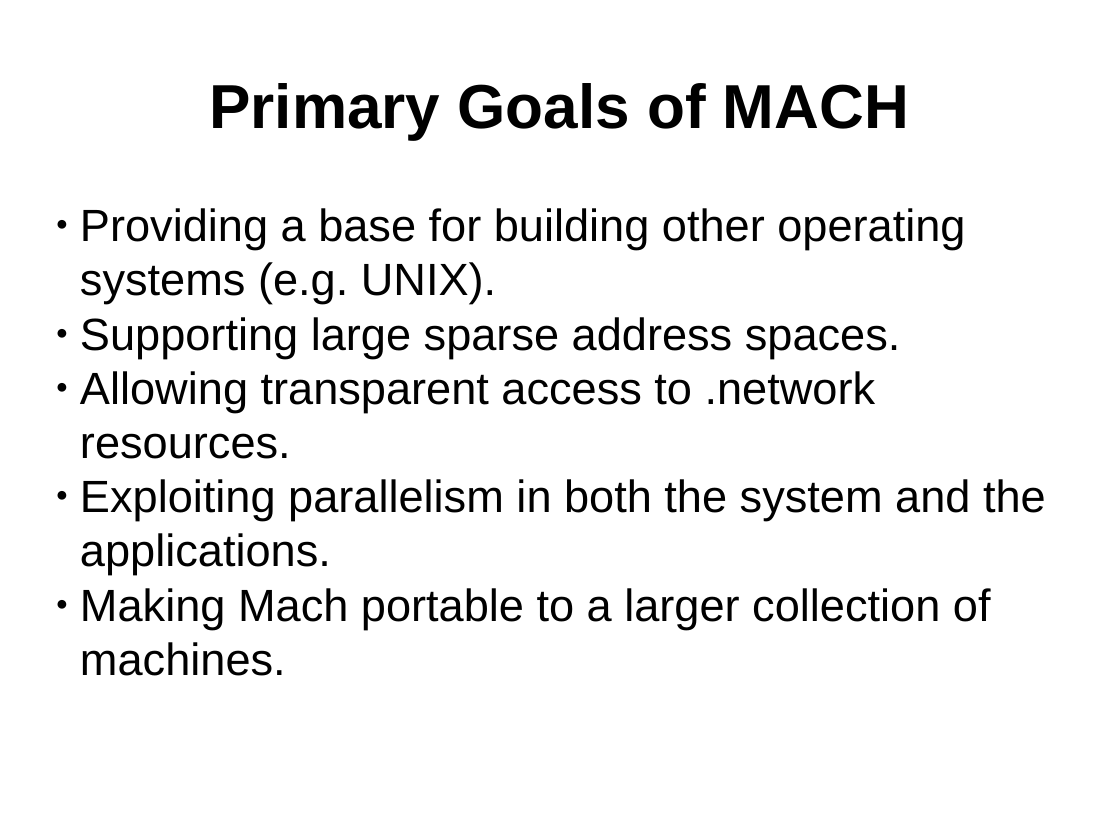
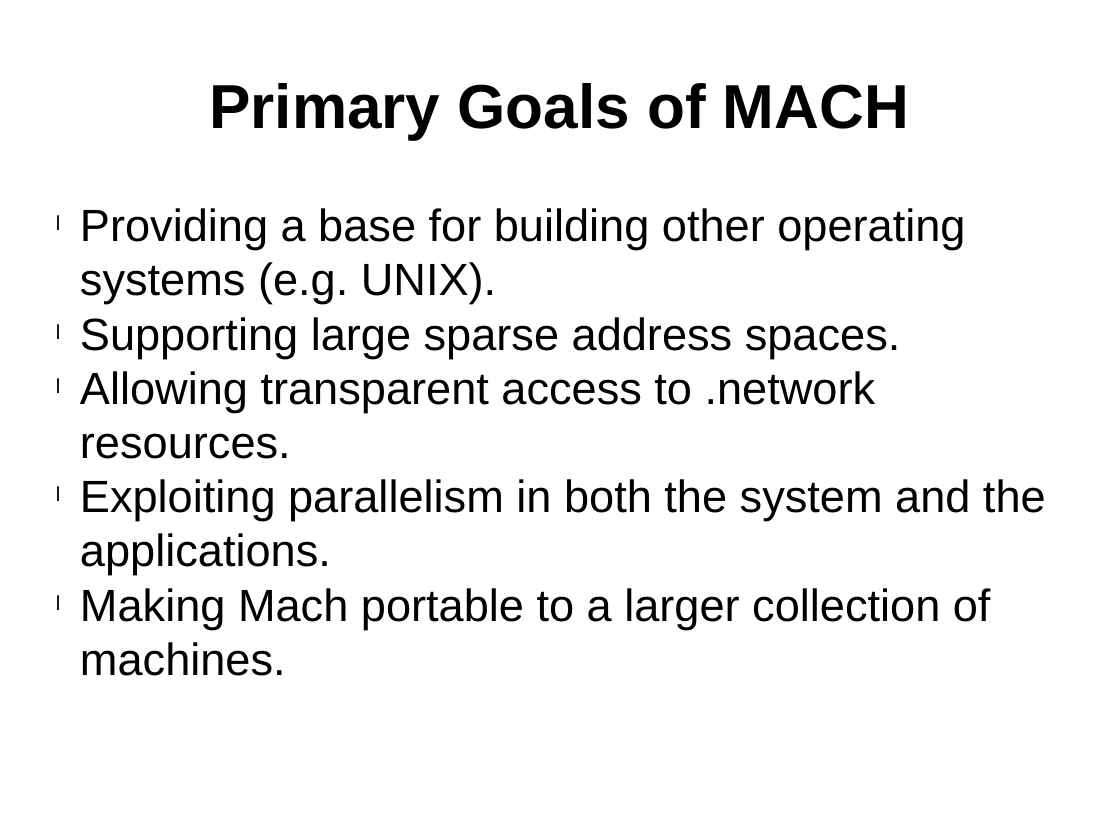
Before and after one commit to sunil11101/MACH-PPT, a slide deck: slide 5 of MACH_and_UNIX_emulation_in_MACH.pptx. Drawn at 1120x840 pixels with LibreOffice and Linux fonts; fonts in the diff are those of the drawing. Boxes give left, top, right and bottom in pixels: in the first picture for what was removed or moved away, otherwise in the second. Text is boxed around its words. In the diff, an @@ line names an element or a change of style, - is before the commit and + after.

```diff
--- a/MACH_and_UNIX_emulation_in_MACH.pptx
+++ b/MACH_and_UNIX_emulation_in_MACH.pptx
@@ text "Providing a base for building ..." at [80, 208, 1046, 676]: bullet ● to l @@
```
Also in this commit, not shown: 2 other slides changed, 5 slides added.
